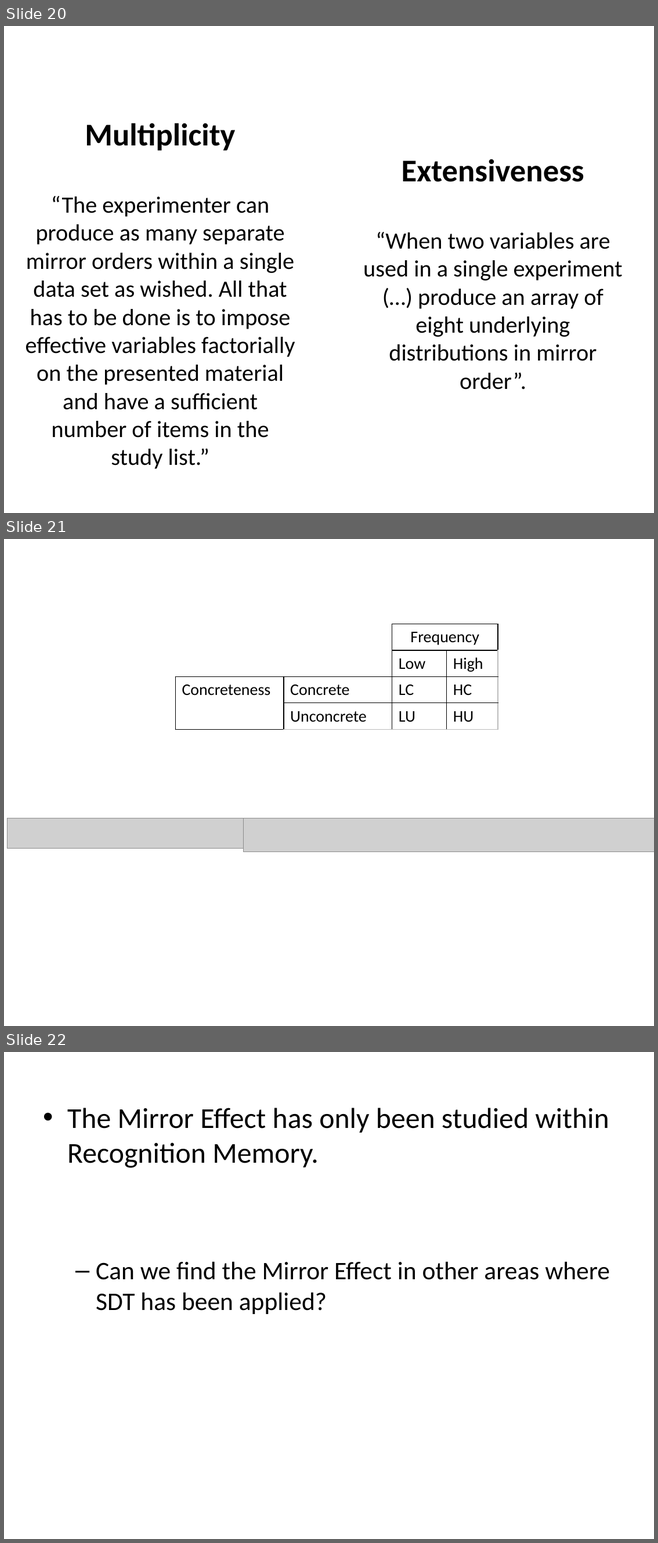
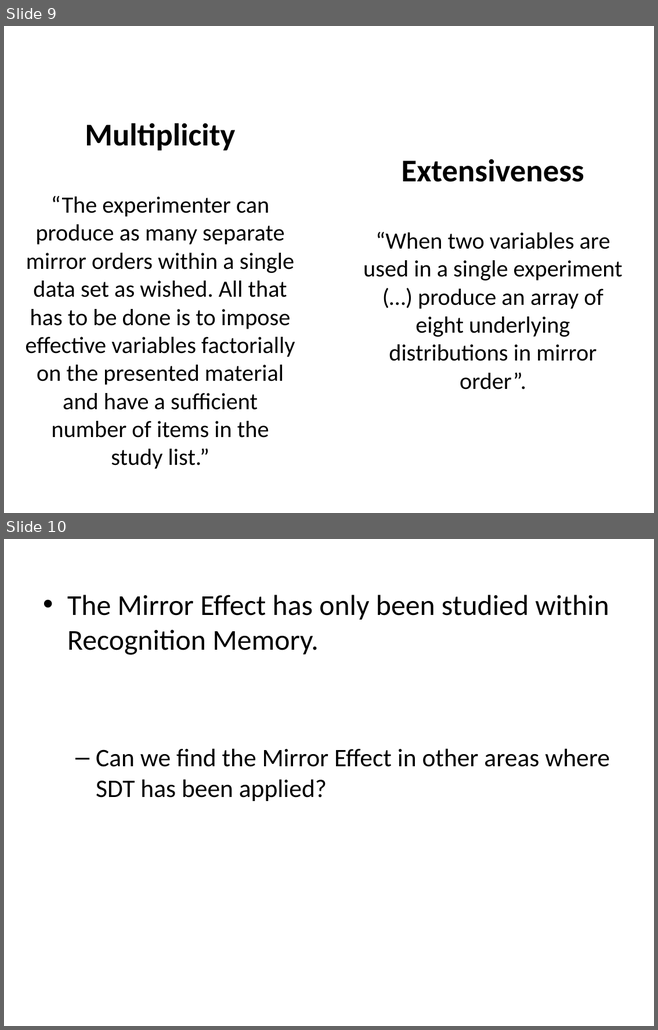
Before and after one commit to Adrifelcha/Adrifelcha, a slide deck: Tesis/Presentaciones/Felisa - Michael Lee.pptx. Shown one above the other, each under a label of ours: slides 20, 21 and 22 before the commit, slides 9 and 10 after it. The pictures are 658x1543 and 658x1030 pixels, drawn with LibreOffice and Linux fonts; fonts in the diff are those of the drawing; grey boxes stand for pictures. Boxes give left, top, right and bottom in pixels: in the first picture for what was removed or moved away, otherwise in the second. Text is boxed around its words. In the diff, an @@ line names an element or a change of style, - is before the commit and + after.

```diff
--- a/Tesis/Presentaciones/Felisa - Michael Lee.pptx
+++ b/Tesis/Presentaciones/Felisa - Michael Lee.pptx
@@ slide 21 removed at (4,539,654,1026), background #FFFFFF @@
@@ table removed at (176,624,498,729), 4 rows, 4 columns @@
- |  | Frequency | 
- |  | Low | High
-Concreteness | Concrete | LC | HC
- | Unconcrete | LU | HU
@@ picture removed at (7,819,249,848) @@
@@ picture removed at (243,819,654,852) @@
@@ what was slide 20 is now slide 9 @@
@@ what was slide 22 is now slide 10 @@
```
Also in this commit, not shown: 2 slides changed, 1 slide added, 29 other slides removed, 6 other files.
